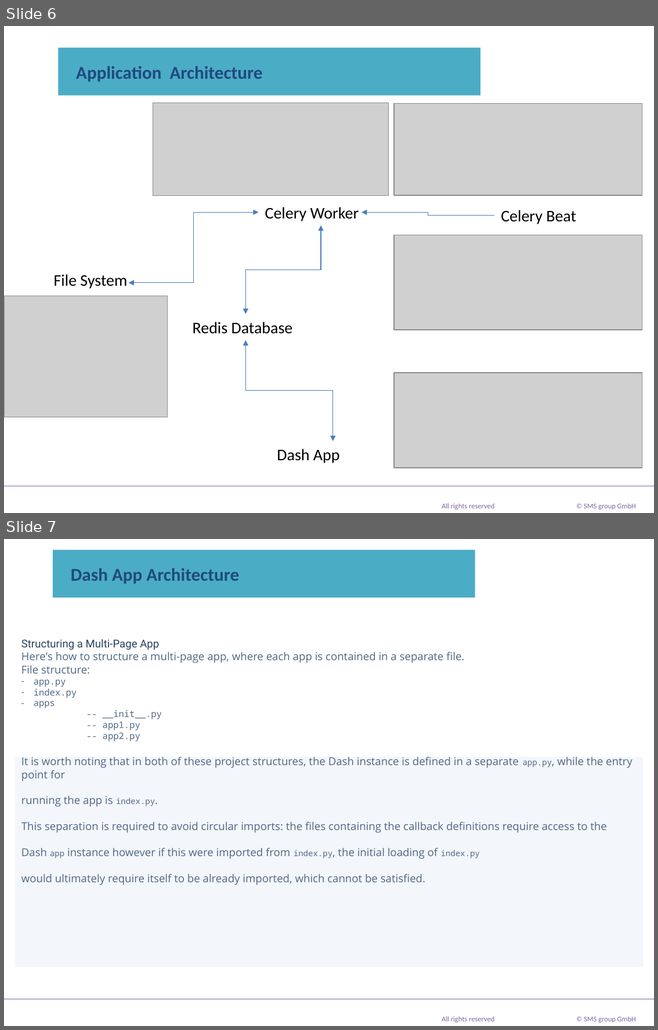
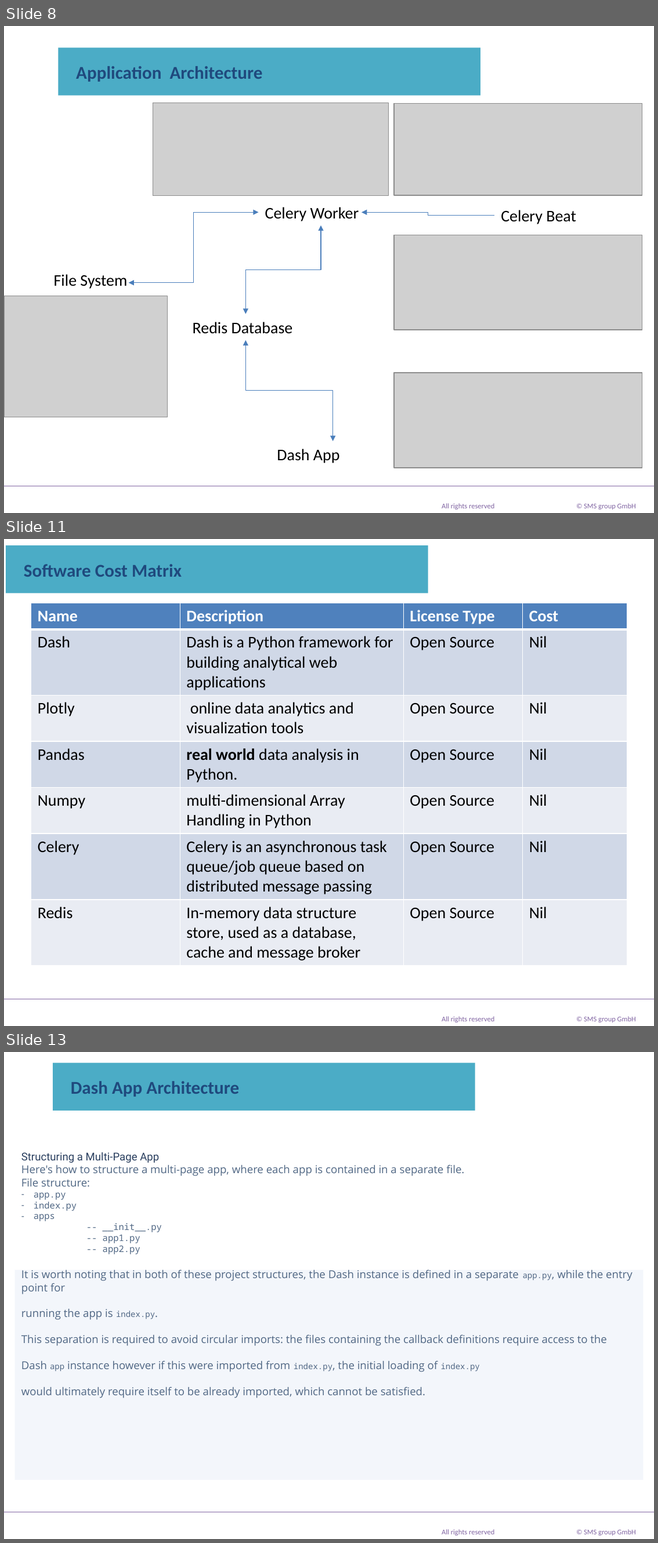
Before and after one commit to mrmanishprasadroy/Dash_Monitoring_Tool, a slide deck: PlotlyDashboard.pptx. Shown one above the other, each under a label of ours: slides 6 and 7 before the commit, slides 8, 11 and 13 after it; the slides between them are not shown. The pictures are 658x1030 and 658x1543 pixels, drawn with LibreOffice and Linux fonts; fonts in the diff are those of the drawing; grey boxes stand for pictures; background and template pictures are left out. Boxes give left, top, right and bottom in pixels: in the first picture for what was removed or moved away, otherwise in the second. Text is boxed around its words. In the diff, an @@ line names an element or a change of style, - is before the commit and + after.

```diff
--- a/PlotlyDashboard.pptx
+++ b/PlotlyDashboard.pptx
@@ slide 11 added at [4,539,654,1026], background #FFFFFF; not listed: 3 template elements that a slide beside it also shows @@
@@ title added at [6,545,428,593], fill #4BACC6, 20 pt, text #1F497D, bold @@
+Software Cost Matrix
@@ table added at [31,603,626,963], 7 rows, 4 columns @@
+Name | Description | License Type | Cost
+Dash | Dash is a Python framework for building analytical web applications | Open Source | Nil
+Plotly | online data analytics and visualization tools | Open Source | Nil
+Pandas | real world data analysis in Python. | Open Source | Nil
+Numpy | multi-dimensional Array Handling in Python | Open Source | Nil
+Celery | Celery is an asynchronous task queue/job queue based on distributed message passing | Open Source | Nil
+Redis | In-memory data structure store, used as a database, cache and message broker | Open Source | Nil
@@ what was slide 6 is now slide 8 @@
@@ what was slide 7 is now slide 13 @@
```
Also in this commit, not shown: 3 slides changed, 6 other slides added, 6 slides removed, 51 other files.
